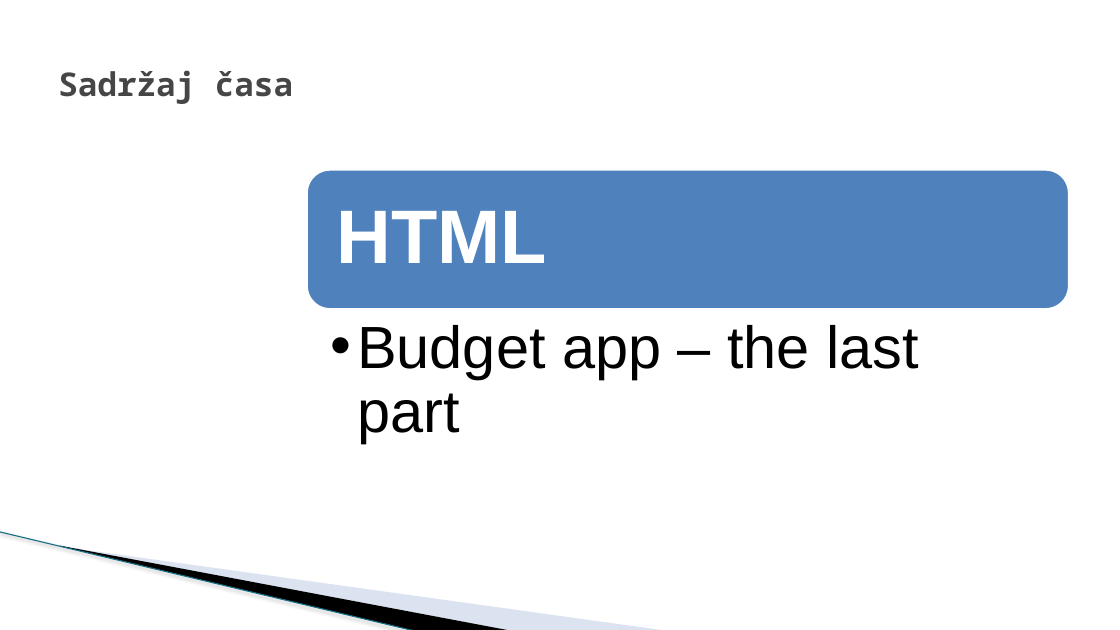
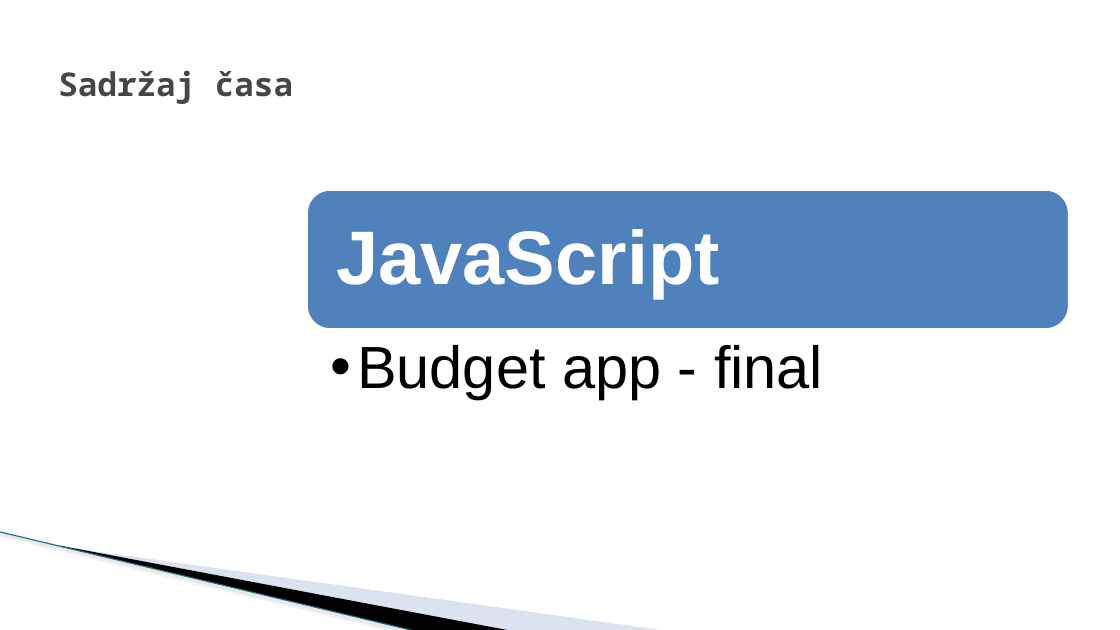
Before and after one commit to todalexcode/kurs-front-end, a slide deck: slide 2 of sesija-33/PPT/Front-End Developer-33.pptx. Drawn at 1120x630 pixels with LibreOffice and Linux fonts; fonts in the diff are those of the drawing; background and template pictures are left out. Boxes give left, top, right and bottom in pixels: in the first picture for what was removed or moved away, otherwise in the second. Text is boxed around its words. In the diff, an @@ line names an element or a change of style, - is before the commit and + after.

```diff
--- a/sesija-33/PPT/Front-End Developer-33.pptx
+++ b/sesija-33/PPT/Front-End Developer-33.pptx
@@ rounded rectangle: place and size @@
-rounded rectangle at box(307, 170, 1070, 309)
+rounded rectangle at box(307, 190, 1070, 329)
@@ text removed at box(336, 211, 546, 263) @@
-HTML
@@ text added at box(336, 229, 719, 298), 65 pt, text #FFFFFF, bold @@
+JavaScript
@@ text at box(357, 345, 823, 398): text changed @@
-  •• Budget app – the last part
+  •• Budget app - final
```
Also in this commit, not shown: 3 other slides changed, 4 other files.
